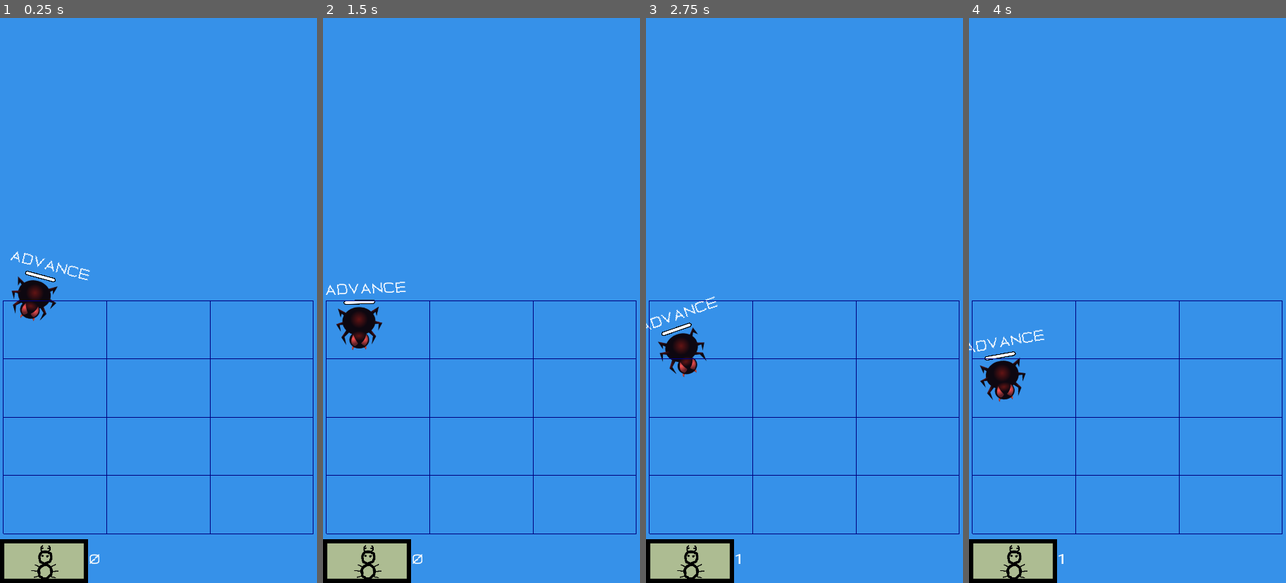
Above: before the commit, frames 1-4 (left to right).
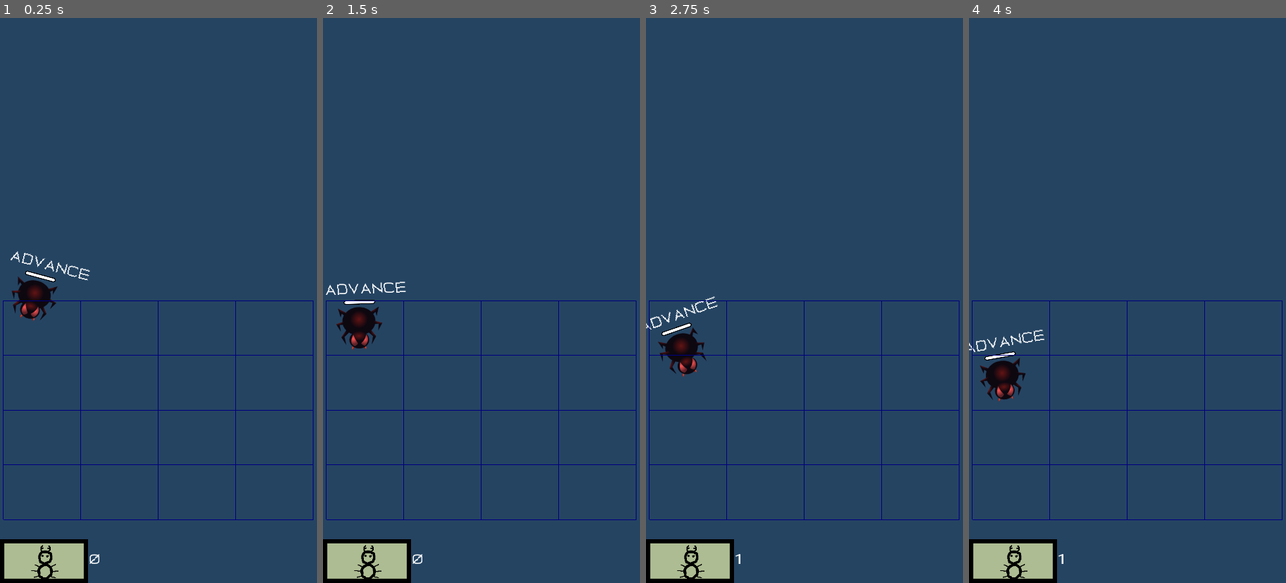
Above: after the commit, the same moments.

Repository: algch/Pest-Control
Game: Godot game, scene res://game_modes/Waves.tscn
Two runs of this game, one before a commit and one after it. Both use one fixed random seed, a clock stepped at 60 frames per second and the inputs below.
Inputs (mouse positions are in pixels of both pictures, inside the frame that each line leads up to):
- Up to frame 1 (0.25 s): no input
- Up to frame 2 (1.5 s): click (367, 560) at 0.5 s; click (367, 560) at 1.25 s
- Up to frame 3 (2.75 s): click (690, 560) at 2 s
- Up to frame 4 (4 s): move the mouse to (1197, 272) at 2.77 s; move the mouse to (1064, 328) at 3.52 s

The runs differ from the first frame. In frame 1, 97% of the frame differs, in the area x 0-100%, y 0-100%; in frame 2, 97%; in frame 3, 97%; in frame 4, 97%.

Commit message:
added sounds, made valid aiming angle valid

Diff:
--- a/draggable_items/ItemHandler.gd
+++ b/draggable_items/ItemHandler.gd
@@ -8,7 +8,7 @@
 var ant_class = preload("res://draggable_items/ant/Ant.tscn")
 var egg_class = preload("res://draggable_items/egg/Egg.tscn")
 
-var horizontal_slots = 3
+var horizontal_slots = 4
 var vertical_slots = 4
 onready var h_slot_size = $DraggableArea.position.x / self.horizontal_slots
 onready var v_slot_size = $DraggableArea.position.y / self.vertical_slots
--- a/draggable_items/ItemHandler.tscn
+++ b/draggable_items/ItemHandler.tscn
@@ -6,7 +6,7 @@
 script = ExtResource( 1 )
 
 [node name="DraggableArea" type="Position2D" parent="."]
-position = Vector2( 704, 528 )
+position = Vector2( 704, 496 )
 
 [node name="Items" type="Node" parent="."]
 
--- a/draggable_items/frog/Frog.gd
+++ b/draggable_items/frog/Frog.gd
@@ -63,6 +63,7 @@
 
 	self.current_state = STATE.IDLE
 	self.can_shoot = false
+	$PunchSound.play()
 	start_cooldown()
 
 func start_cooldown() -> void:
@@ -107,13 +108,11 @@
 	if not _is_aiming_angle_valid(raw_direction) or not self.can_shoot:
 		color = Color(1, 0, 0)
 	var up = Vector2.UP.angle()
-	var offset = deg2rad(45)
+	var offset = deg2rad(90)
 	draw_arc(Vector2(), self.shoot_range, up - offset, up + offset, 50, color, 5)
 	draw_line(Vector2(), raw_direction.normalized() * self.shoot_range, color, 5)
 	draw_circle(reference_pos - self.position, get_global_mouse_position().distance_to(reference_pos), color - Color(0, 0, 0, 0.8))
 
 func _is_aiming_angle_valid(dir : Vector2) -> bool:
 	var aiming_angle = rad2deg(dir.angle_to(Vector2.UP))
-	if not (aiming_angle >= -45 and aiming_angle <= 45):
-		return false
-	return true
+	return abs(aiming_angle) <= 90
--- a/draggable_items/frog/Frog.tscn
+++ b/draggable_items/frog/Frog.tscn
@@ -1,9 +1,10 @@
-[gd_scene load_steps=7 format=2]
+[gd_scene load_steps=8 format=2]
 
 [ext_resource path="res://draggable_items/sprites/health_bar_progress.png" type="Texture" id=1]
 [ext_resource path="res://draggable_items/sprites/health_bar_under.png" type="Texture" id=2]
 [ext_resource path="res://draggable_items/frog/Frog.gd" type="Script" id=3]
 [ext_resource path="res://draggable_items/frog/sprites/frog.png" type="Texture" id=4]
+[ext_resource path="res://draggable_items/frog/sounds/Loop.wav" type="AudioStream" id=5]
 
 [sub_resource type="CircleShape2D" id=1]
 radius = 54.0
@@ -56,6 +57,10 @@
 
 [node name="CooldownTimer" type="Timer" parent="."]
 wait_time = 3.0
+
+[node name="PunchSound" type="AudioStreamPlayer" parent="."]
+stream = ExtResource( 5 )
+volume_db = -10.0
 [connection signal="pressed" from="SelectorButton" to="." method="_on_SelectorButton_pressed"]
 [connection signal="released" from="SelectorButton" to="." method="_on_SelectorButton_released"]
 [connection signal="timeout" from="CooldownTimer" to="." method="_on_CooldownTimer_timeout"]
--- a/game_modes/Waves.tscn
+++ b/game_modes/Waves.tscn
@@ -6,6 +6,7 @@
 [ext_resource path="res://game_modes/Spawner.tscn" type="PackedScene" id=4]
 [ext_resource path="res://enemies/spider/Spider.tscn" type="PackedScene" id=5]
 [ext_resource path="res://draggable_items/ItemHandler.tscn" type="PackedScene" id=6]
+[ext_resource path="res://draggable_items/frog/sounds/SwampAmbience.ogg" type="AudioStream" id=7]
 
 [sub_resource type="DynamicFont" id=1]
 size = 32
@@ -45,6 +46,11 @@
 
 [node name="ItemHandler" parent="." instance=ExtResource( 6 )]
 position = Vector2( 8, 640 )
+
+[node name="AudioStreamPlayer" type="AudioStreamPlayer" parent="."]
+stream = ExtResource( 7 )
+volume_db = -15.364
+autoplay = true
 [connection signal="dragging_started" from="Gui" to="." method="_on_Gui_dragging_started"]
 [connection signal="item_dragged" from="Gui" to="ItemHandler" method="_on_Gui_item_dragged"]
 [connection signal="spawned" from="Spawner" to="." method="_on_Spawner_spawned"]
--- a/project.godot
+++ b/project.godot
@@ -15,6 +15,11 @@
 "path": "res://draggable_items/ant/Ant.gd"
 }, {
 "base": "StaticBody2D",
+"class": "Egg",
+"language": "GDScript",
+"path": "res://draggable_items/egg/Egg.gd"
+}, {
+"base": "StaticBody2D",
 "class": "Frog",
 "language": "GDScript",
 "path": "res://draggable_items/frog/Frog.gd"
@@ -26,6 +31,7 @@
 } ]
 _global_script_class_icons={
 "Ant": "",
+"Egg": "",
 "Frog": "",
 "Poison": ""
 }
@@ -61,5 +67,5 @@
 
 [rendering]
 
-environment/default_clear_color=Color( 0.215686, 0.572549, 0.917647, 1 )
+environment/default_clear_color=Color( 0.14902, 0.270588, 0.388235, 1 )
 environment/default_environment="res://default_env.tres"
Not shown: 1 places in game_modes/Waves.tscn that only renumber resources
Not shown, added: draggable_items/frog/sounds/Loop.wav
Not shown, added: draggable_items/frog/sounds/SwampAmbience.ogg
